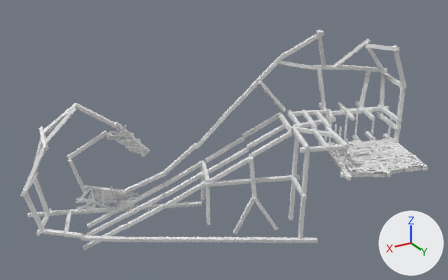
An edit to the FBX model Assets/Art/Environment/Wood_Zone.fbx, drawn before and after from the same camera.
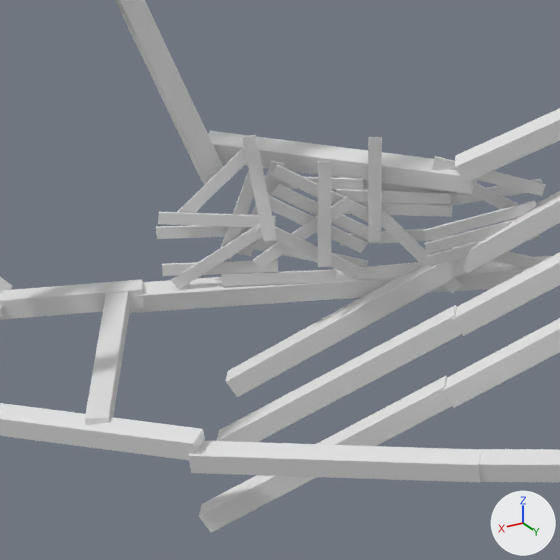
The first picture shows the older version from a 50 mm lens placed at (109.1, 42.2, 31.2), pointed at (70.7, -21.8, -0.7). The close-ups show both versions on the part from 11% to 32% of the width and 59% to 91% of the height of that picture; other places that the commit changed are outside them. Arrows for +X, +Y and +Z are at lower right; the lights stay in place. Where no turn or scale is listed for an object, it has been applied to the vertices.

Objects in the first close-up: 'MaderasA_7', 'MaderasB_1', 'Maderas_INV'.
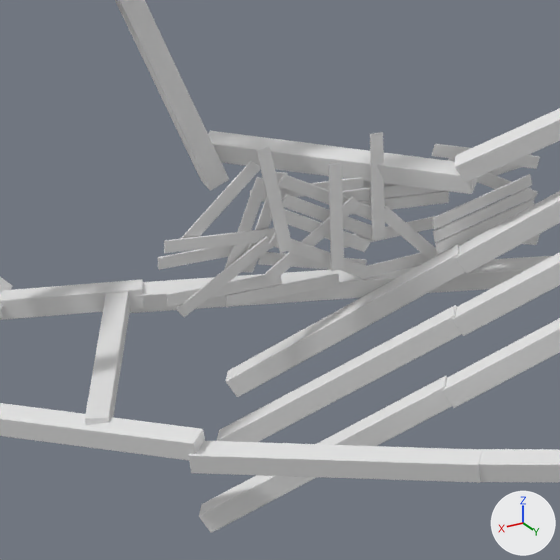
What differs and where, as boxes [x1, y1, x2, y2] in the close-ups (560 x 560 px):
'MaderasA_7', mesh turned, moved: before [156, 135, 546, 294]; after [158, 132, 540, 317]

Patch to the scene script:
```diff
--- a/Assets/Art/Environment/Wood_Zone.fbx.py
+++ b/Assets/Art/Environment/Wood_Zone.fbx.py
@@ me_mesh_010 @@
 me_mesh_010.from_pydata(...)  # 744 vertices, 806 faces; spans x 25.56..33.71, y -19.66..-15.6, z -10.2..-5.6
 # used by ob_maderasa_7; location = (53.67, -14.92, -2.75)
+# me_mesh_010 part 1: the whole mesh is turned 18.6 degrees about the z axis through its middle, then moved by (-29.63, 17.63, 7.9)
@@ ob_maderasa_7 @@
 ob_maderasa_7 = bpy.data.objects.new('MaderasA_7', me_mesh_010)
-ob_maderasa_7.location = (53.67, -14.92, -2.75)
+ob_maderasa_7.location = (83.3, -32.55, -10.65)
```
